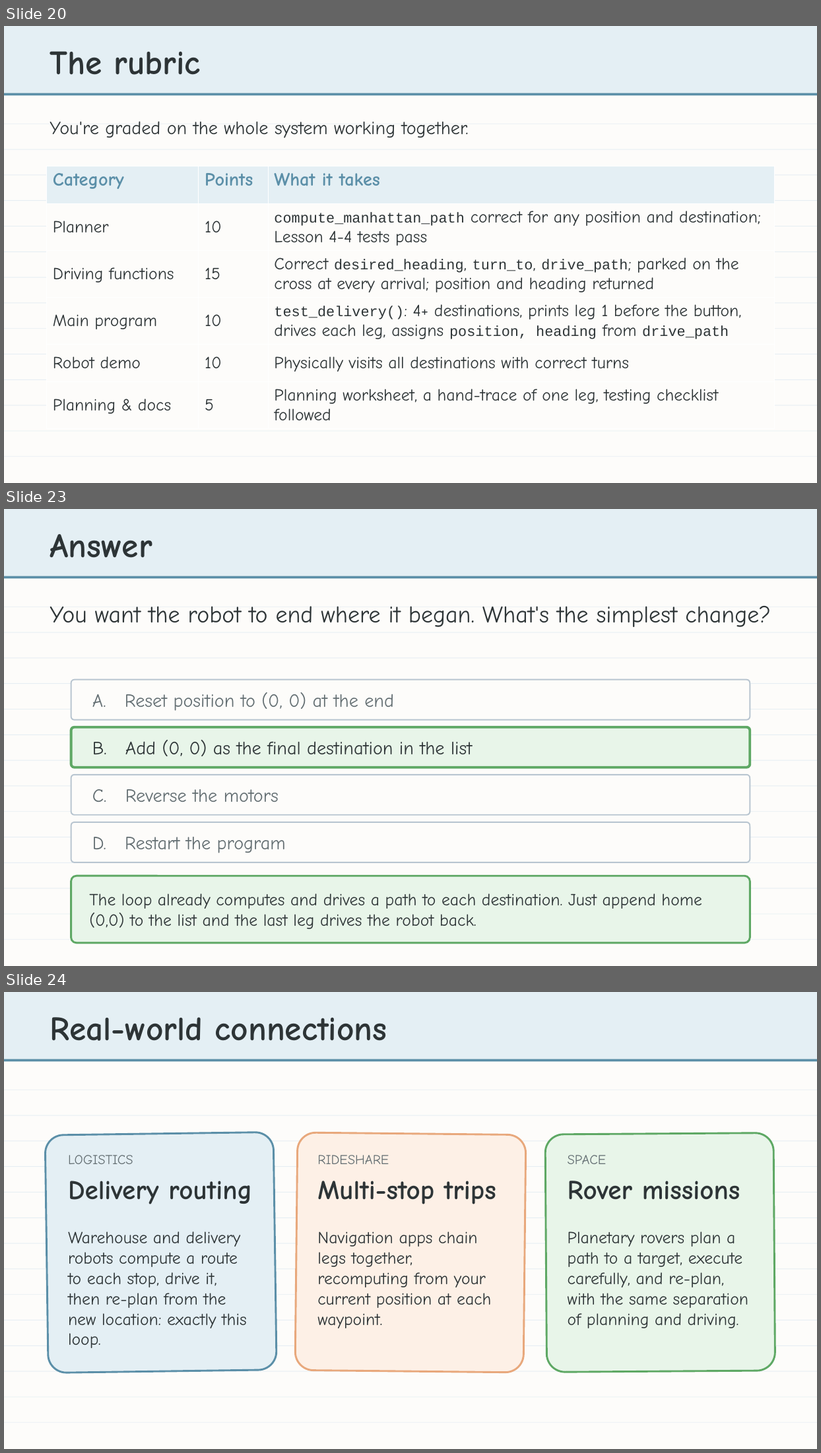
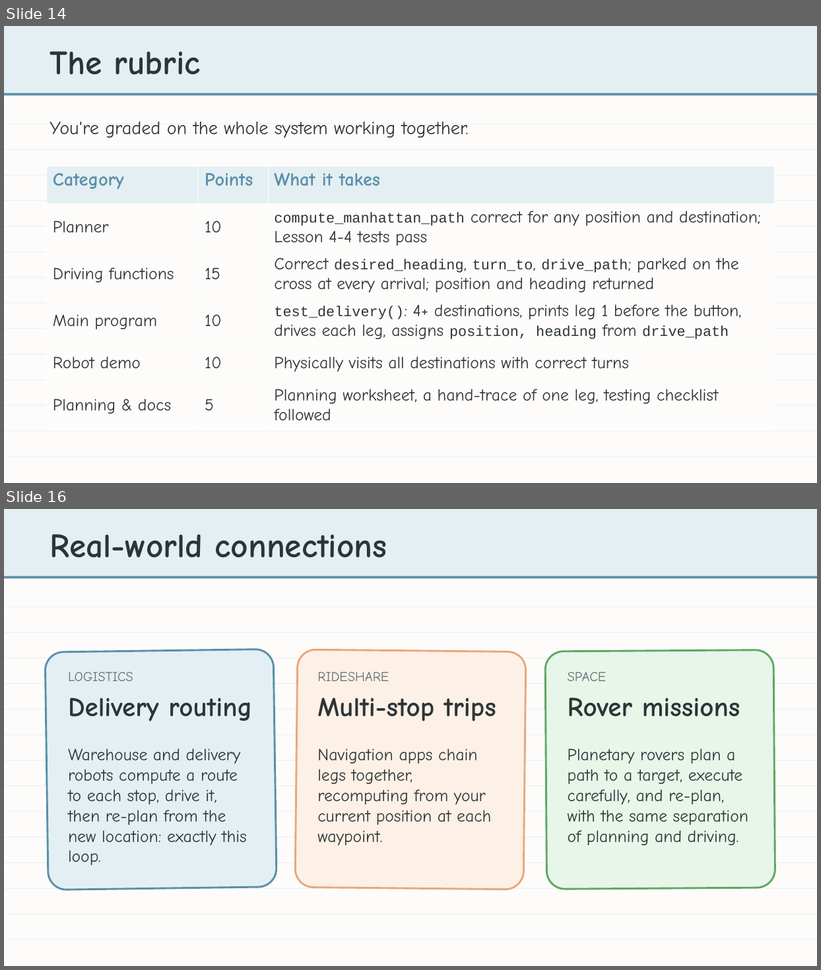
Before and after one commit to bradamiller/LearningPython, a slide deck: static/slides/module-04-manhattan/module-4-lesson-07-final-project.pptx. Shown one above the other, each under a label of ours: slides 20, 23 and 24 before the commit, slides 14 and 16 after it; the slides between them are not shown. The pictures are 821x1453 and 821x970 pixels, drawn with LibreOffice and Linux fonts; fonts in the diff are those of the drawing. Boxes give left, top, right and bottom in pixels: in the first picture for what was removed or moved away, otherwise in the second. Text is boxed around its words. In the diff, an @@ line names an element or a change of style, - is before the commit and + after.

```diff
--- a/static/slides/module-04-manhattan/module-4-lesson-07-final-project.pptx
+++ b/static/slides/module-04-manhattan/module-4-lesson-07-final-project.pptx
@@ slide 23 removed at (4,509,817,966), background #FDFCFA @@
@@ rectangle removed at (4,509,817,576) @@
@@ text removed at (50,534,152,558) @@
-Answer
@@ rectangle removed at (4,576,817,578) @@
@@ rectangle removed at (4,607,817,607) @@
@@ text removed at (50,606,771,627) @@
-You want the robot to end where it began. What's the simplest change?
@@ rectangle removed at (4,632,817,633) @@
@@ rectangle removed at (4,658,817,658) @@
@@ rectangle removed at (4,683,817,684) @@
@@ rounded rectangle removed at (71,680,750,720) @@
@@ text removed at (92,692,394,711) @@
-A. Reset position to (0, 0) at the end
@@ rectangle removed at (4,709,817,710) @@
@@ rectangle removed at (4,735,817,735) @@
@@ rounded rectangle removed at (71,727,750,768) @@
@@ text removed at (92,740,472,757) @@
-B. Add (0, 0) as the final destination in the list
@@ rectangle removed at (4,760,817,761) @@
@@ rounded rectangle removed at (71,775,750,815) @@
@@ rectangle removed at (4,786,817,787) @@
@@ text removed at (92,789,279,802) @@
-C. Reverse the motors
@@ rectangle removed at (4,811,817,812) @@
@@ rounded rectangle removed at (71,823,750,863) @@
@@ rectangle removed at (4,837,817,838) @@
@@ text removed at (92,837,286,854) @@
-D. Restart the program
@@ rectangle removed at (4,863,817,863) @@
@@ rounded rectangle removed at (71,876,750,943) @@
@@ rectangle removed at (4,889,817,889) @@
@@ text removed at (89,894,702,929) @@
-The loop already computes and drives a path to each destination. Just append home (0,0) to the list and the last leg drives the robot back.
@@ rectangle removed at (4,914,817,915) @@
@@ rectangle removed at (4,940,817,940) @@
@@ what was slide 20 is now slide 14 @@
@@ what was slide 24 is now slide 16 @@
```
Also in this commit, not shown: 5 slides changed, 7 other slides removed, 2 other files.
